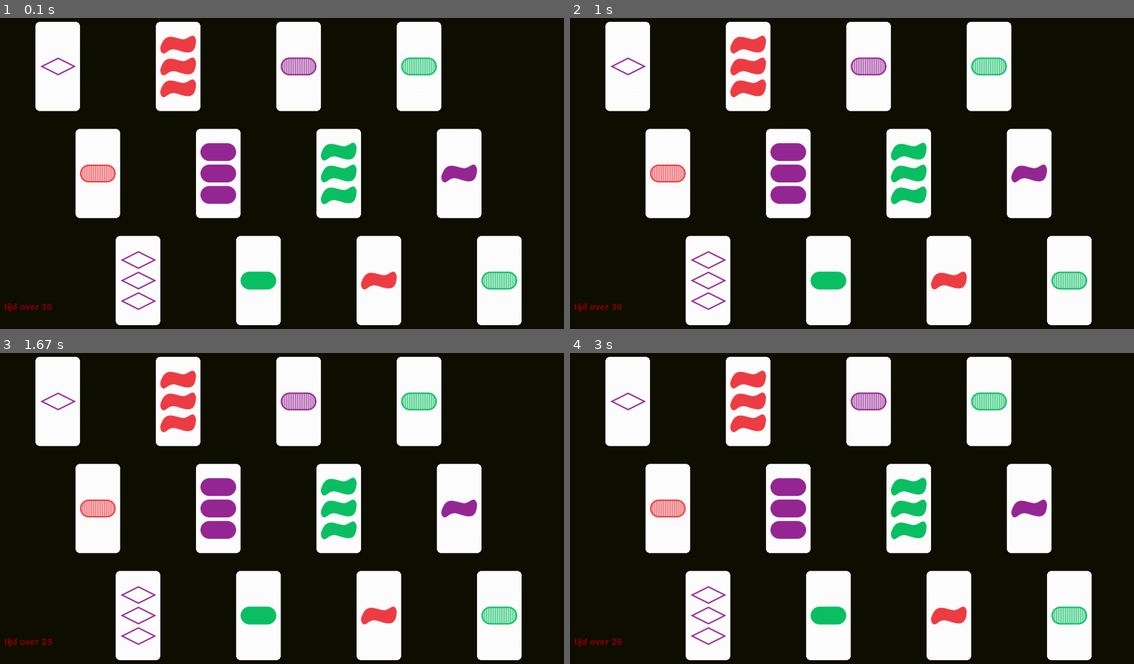
Above: before the commit, frames 1-4 (two rows, left to right).
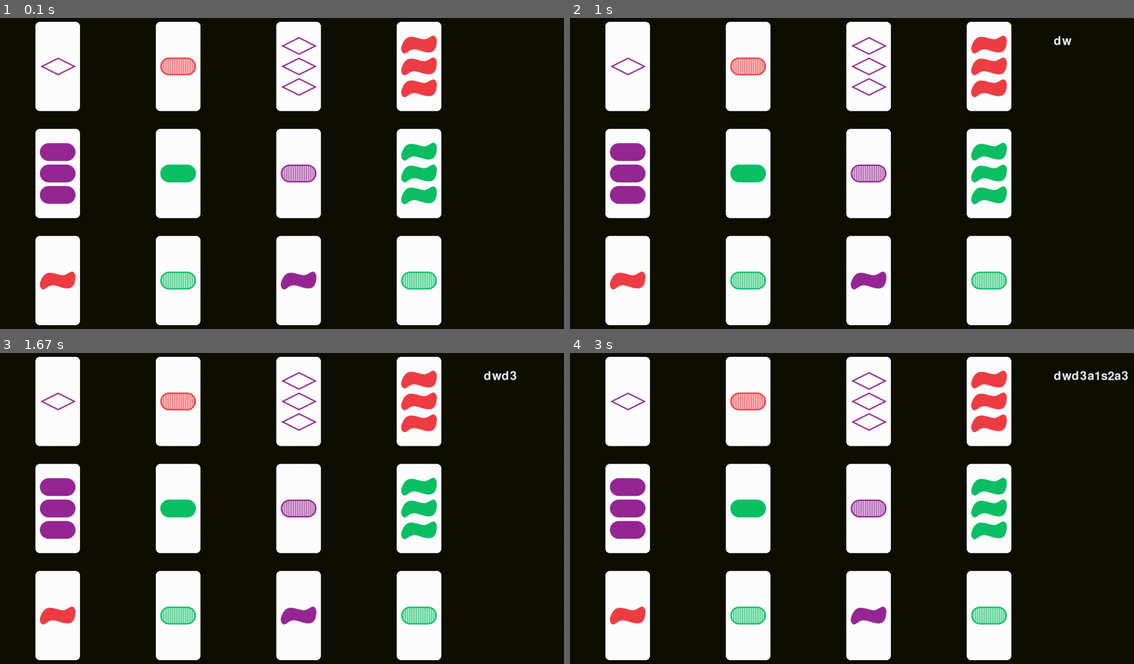
Above: after the commit, the same moments.

Repository: DeezRobotNuts/SET
Game: pygame game, started from SET+kaarten/SET+kaartclass.py
The game is run twice, just before and just after one commit, with the same random seed, the same clock (stepped at 60 frames per second) and the same inputs.
Inputs:
- Up to frame 1 (0.1 s): no input
- Up to frame 2 (1 s): hold D 0.33-0.8 s; hold W from 0.88 s (still down)
- Up to frame 3 (1.67 s): release W at 1.18 s; hold D from 1.22 s (still down); tap 3 at 1.37 s
- Up to frame 4 (3 s): release D at 1.68 s; hold A 1.72-2.25 s; tap 1 at 1.87 s; hold S 2.28-2.58 s; tap 2 at 2.43 s; hold Esc from 2.62 s (still down); hold A from 2.62 s (still down); tap 3 at 2.77 s

The runs differ from the first frame. In frame 1, 36% of the frame differs, in the area x 0-93%, y 5-99%; in frame 2, 36%; in frame 3, 36%; in frame 4, 36%, in the area x 0-99%, y 5-99%.

Commit message:
Hele simpele kaartinvoer
het werkt, zonder puntentelling oid nu, maar als je 
getal 'spatie" getal "spatie" getal "enter"
doet van 0 t/m 11 (ja nog niet eens 1 t'm 12) werkt t als je hem goed hebt

Diff:
--- a/SET+kaarten/SET+kaartclass.py
+++ b/SET+kaarten/SET+kaartclass.py
@@ -49,21 +49,11 @@
         return "|{self.nummer}, {self.symbool}, {self.kleur}, {self.shading}|".format(self=self)
     #we kunnen mogelijk "==" betekenis geven voor onze class om de vergelijkfunctie wat eleganter te maken,
 
-#hier de handingevoerde kaarten en het werk om ze daadwerkelijk tot de bruikbare class te maken, om te laten zien dat we niet op onze reet hebben gezeten mocht het niet afkomen
-class Kaart:
-    def __init__(self, nummer, symbool, kleur, shading):
-        self.nummer, self.symbool, self.kleur, self.shading = nummer, symbool, kleur, shading
-    def __str__(self):
-        return "|{self.nummer}, {self.symbool}, {self.kleur}, {self.shading}|".format(self=self)
-    def __repr__(self):
-        return "|{self.nummer}, {self.symbool}, {self.kleur}, {self.shading}|".format(self=self)
-    #we kunnen mogelijk "==" betekenis geven voor onze class om de vergelijkfunctie wat eleganter te maken,
-
 #hier de eerst fout ingevoerde kaarten en het werk om ze daadwerkelijk tot de bruikbare class te maken, om te laten zien dat we niet op onze reet hebben gezeten mocht het niet afkomen
 kaart_eigenschappen = {
         'greendiamondempty1.gif': (0,0,0,0), 'greendiamondempty2.gif':(1,0,0,0), 'greendiamondempty3.gif': (2,0,0,0), ' …(886 unchanged characters)…
-        'purplediamondempty1.gif': (0,0,1,0), 'purplediamond …(933 unchanged characters)…  'purplesquiggleshaded3.gif': (2,2,1,2),
-        'reddiamondempty1.gif': (0,0,2,0), 'reddiamondempty2.gif': (1,0,2,0), 'reddiamondempty3.gif': (2,0,2,0), 'reddiamondfilled1.gif': (0,0,2,1), 'reddiamondfilled2.gif': (1,0,2,1), 'reddiamondfilled3.gif': (2,0,2,1), 'reddiamondshaded1.gif': (0,0,2,2), 'reddiamondshaded2.gif': (1,0,2,2), 'reddiamondshaded3.gif': (2,0,2,2), 'redovalempty1.gif': (0,1,2,0), 'redovalempty2.gif': (1,1,2,0), 'redovalempty3.gif': (2,1,2,0), 'redovalfilled1.gif': (0,1,2,1), 'redovalfilled2.gif': (1,1,2,1), 'redovalfilled3.gif': (2,1,2,1), 'redovalshaded1.gif': (0,1,2,2), 'redovalshaded2.gif': (1,1,2,2), 'redovalshaded3.gif': (2,1,2,2), 'redsquiggleempty1.gif': (0,2,2,0), 'redsqui …(285 unchanged characters)…
+        'purplediamondempty1.gif': (0,0,1,0), 'purplediamond …(933 unchanged characters)…  'purplesquiggleshaded3.gif': (2,2,1,2), 'reddiamondempty1.gif': (0,0,2,0), 'reddiamondempty2.gif': (1,0,2,0), 'reddiamondempty3.gif': (2,0,2,0), 'reddiamondfilled1.gif': (0,0,2,1), 'reddiamondfilled2.gif': (1,0,2,1), 'reddiamondfilled3.gif': (2,0,2,1), 'reddiamondshaded1.gif': (0,0,2,2), 'reddiamondshaded2.gif': (1,0,2,2), 'reddiamondshaded3.gif': (2,0,2,2), 'redovalempty1.gif': (0,1,2,0), 'redovalempty2.gif': (1,1,2,0), 'redovalempty3.gif': (2,1,2,0), 'redovalfilled1.gif': (0,1,2,1), 'redovalfilled2.gif': (1,1,2,1), 'redovalfilled3.gif': (2,1,2,1), 'redovalshaded1.gif': (0,1,2,2), 'redovalshaded2.gif': (1,1,2,2), 'redovalshaded3.gif': (2,1,2,2),
+        'redsquiggleempty1.gif': (0,2,2,0), 'redsqui …(285 unchanged characters)…
 
 def en_nu_goed_om(boek):
     kaartmitplaatje = {}
@@ -119,7 +109,7 @@
     #       met de 3e t/m laatste -
     #   3e - en
     #       met de 4e t/m laatste -
-    #   ...
+    #   ...pygame.image.load('C:\\Users\\yunus\\Downloads\\kaarten\\kaarten\\greendiamondempty1.gif')
     #   1 na laatste - en
     #       met de laatste - t/m laatste -
     #2e kaart met de...
@@ -163,44 +153,32 @@
     a, b, c = keesbaarantwoord[i]
     print(" {} \n {} \n {} \n ...".format(a, b, c))"""
 
-class Timer:
-    def __init__(self,scherm,font_grootte = 30,positie=(25,650)):
-        self.scherm = scherm
-        self.positie = positie
-        self.font = pygame.font.Font(None,font_grootte)
-
-    def teken(self,tijd_over):
-        tijd_tekst = self.font.render(f"tijd over {tijd_over}", True, (139,0,0))
-        self.scherm.blit(tijd_tekst, self.positie)
 #zo kan de module starten met shit doen
 pygame.init()
 
-#Resulotie van het spel
+#Resolutie van het spelscherm
 breed, hoog = 1280, 720
 scherm = pygame.display.set_mode((breed, hoog))
 
 #voor willekeurige achtergrond kleur zonder epilepsie te krijgen moet dit buiten de running loop
 r0, g0, b0 = rndm(1,16), rndm(1,16), rndm(1,16)
-
-
-#verander door middel van ctrl + f alle yunus namen naar je eigen naam en zet de bestand van de fotos van kaarten in een map in downloads genaamd kaarten en daarin nog een map genaamd kaarten en dan kan jij ze ook gebruiken
 
 #het onderstaande verwijdert de meest oogverblindende kleuren
 def goedgekleurd(r,g,b):
     if (((r == g == 14 or r == b == 14 or g == b == 14) == False) and
-    ((r > 14 or g >14  or b > 14) and (22 > r+g+b or r+g+b > 30)) == False):
+    ((r > 14 or g >14  or b > 14) and (22 > r+g+b or r+g+b >28)) == False):
             return True
 
 while goedgekleurd(r0, g0, b0) != True:
     r0, g0, b0 = rndm(1,16), rndm(1,16), rndm(1,16)
 
 rd, gr, bl = r0**2 - 1, g0**2 - 1, b0**2 - 1
-
 #zo zijn de dummyrechthoeken waar de kaarten op komen altijd zichtbaar
-rd1, gr1, bl1 = (255 - rd), (255 - gr), (255 - bl)
+(rd1, gr1, bl1) = (255 - rd), (255 - gr), (255 - bl)
 
 #gebruik één van de twee dict/lijstcombos
 kaartdict, altdict, kaartlijst, altlijst = en_nu_goed_om(kaart_eigenschappen)
+
 
 #ons probeersel om de kaart class van eerder op het spelbord te krijgen
 class Grid(pygame.sprite.Sprite):
@@ -210,58 +188,88 @@
         self.positie = positie
         self.kleur = kleur
 
-        #totdat de plaatjes werken
-        #self.vlak = pygame.Surface([90, 160])
-        #self.vlak.fill(self.kleur)
-
         self.kaart = altlijst[rndm(81)]
 
         self.plaatje = pygame.image.load(altdict[self.kaart]).convert()
         self.plaatje.set_colorkey((self.kleur), pygame.RLEACCEL)
 
-        self.plek = self.plaatje.get_rect(left=(95 + 90*self.positie)
-                                       ,top = (20 + 240*(self.positie % 3)))
-        #een self.kaart die een van de kaarten pakt?
-
-
-
+        self.rij, self.kolom = divmod(self.positie, 4)
+
+        self.plek = self.plaatje.get_rect(left=(95 + 270*self.kolom)
+                                       ,top = (20 + 240*(self.rij)))
+        self.gekozen = False
+
+
+class textinput(pygame.sprite.Sprite):
+    def __init__(self, kleur):
+        self.kleur = kleur
+
+        self.vlak = pygame.Surface([100, 100])
+        self.vlak.fill(self.kleur)
+        self.plek = self.vlak.get_rect(right= 20, top = 20)
+        self.font = pygame.font.SysFont(None,120)
+        self.text = ""
+
+        def maak(self, scherm):
+            scherm.blit(self.tekst, (self.plek))
+            pygame.draw.Rect(self.scherm, self.kleur, self.plek)
 
 grid = [Grid(i, (rd1, gr1, bl1)) for i in range(12)]
-timer = Timer(scherm, positie=(25,650))
-timer_spel = pygame.USEREVENT + 1
-pygame.time.set_timer(timer_spel, 1000)
-aftellen = 30
-
-spel = True
+lijst = []
+for i in range(12):
+    lijst.append(grid[i].kaart)
+print(elkeSET(lijst))
+
+#textinput((rd1, gr1, bl1))
+tekstinvoer = ""
+lettertype = pygame.font.SysFont(None,40)
+
 #start het spel
 lekkerspelen = True
+
+puntenpc = 0
+puntenspeler = 0
 while lekkerspelen:
-
     #events
     for event in pygame.event.get():
-        #hier kan mogelijk toetsenbord input
-        if event.type == pygame.KEYDOWN:
+        #sluit het spel
+        if event.type == pygame.QUIT:
+            lekkerspelen = False
+
+        #hier past toetsenbord input
+        elif event.type == pygame.KEYDOWN:
             if event.key == pygame.K_ESCAPE:
                 lekkerspelen == False
-        #sluit het spel
-        elif event.type == pygame.QUIT:
-            lekkerspelen = False
-            spel = False
-        else:
-            if event.type == timer_spel:
-                aftellen -= 1
-                if aftellen <= 0:
-                    print("beurt voorbij")
-                    aftellen = 30
-    #hier kan ook toetsenbord input
-    toetsinvoer = pygame.key.get_pressed()
+            elif event.key == pygame.K_BACKSPACE:
+                tekstinvoer = tekstinvoer[:-1]
+            else:
+                tekstinvoer += event.unicode
+                if event.key == pygame.K_RETURN:
+                    a, b, c = tekstinvoer.split()
+                    a, b, c = int(a), int(b), int(c)
+                    if verglijk(grid[a].kaart, grid[b].kaart, grid[c].kaart):
+                        tekstinvoer = "lekkerbezig"
+
+
+        """if event.key == pygame.K_BACKSPACE:
+            if event.key == pygame.K_DELETE:
+                for i in range(3):
+                    a = grid[i].kaart
+                    while a == grid[i].kaart:                             a = altlijst[rndm(81)]
+                    grid[i].kaart = a
+                puntenpc += 1
+                #teller = 0
+                setje = []
+                pygame.event.clear"""
+
+
 
 
     #achtergrond kleur
-    #a, b, c = 5, 13, 3 #voor mooi groene kleur, aangezien dit er één is kan het wel hier
+    #rd, gr, bl = 5, 13, 3 #voor mooi groene kleur, aangezien dit er één is kan het wel hier
     scherm.fill(((rd, gr, bl)))
-
-    timer.teken(aftellen)
+    textvlak = lettertype.render(tekstinvoer,True, (rd1, gr1, bl1))
+    scherm.blit(textvlak,(1100, 50))
 
     for n in range(len(grid)):
         scherm.blit(grid[n].plaatje, grid[n].plek)
@@ -269,10 +277,5 @@
     pygame.display.flip()
 
 
-    #zonder deze line zie je niets
-    pygame.display.flip()
-
-
-
 #deze om pygame.init weer af te sluiten
 pygame.quit()
